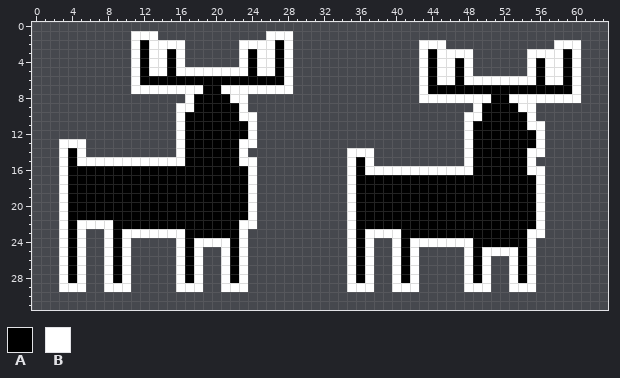
Pixel-art sprite: assets/sprites/shadow_stag.png. That is the earlier state.
The file is 64x32 pixels.
Palette (. is transparent): A #000000  B #ffffff
Pixels before, first column x 3:
 1 ........BBB............BBB................................
 2 ........BABBBB......BBBBAB..............BBB............BBB
 3 ........BABBAB......BABBAB..............BABBBB......BBBBAB
 4 ........BABBAB......BABBAB..............BABBAB......BABBAB
 5 ........BABBABBBBBBBBABBAB..............BABBAB......BABBAB
 6 ........BAAAAAAAAAAAAAAAAB..............BABBABBBBBBBBABBAB
 7 ........BBBBBBBBAABBBBBBBB..............BAAAAAAAAAAAAAAAAB
 8 ..............BAAAABB...................BBBBBBBBAABBBBBBBB
 9 .............BBAAAAAB.........................BAAAABB.....
10 .............BAAAAAABB.......................BBAAAAAB.....
11 .............BAAAAAAAB.......................BAAAAAABB....
12 .............BAAAAAAAB.......................BAAAAAAAB....
13 BBB..........BAAAAAABB.......................BAAAAAAAB....
14 BAB..........BAAAAAAB...........BBB..........BAAAAAABB....
15 BABBBBBBBBBBBBAAAAAABB..........BAB..........BAAAAAAB.....
16 BAAAAAAAAAAAAAAAAAAAAB..........BABBBBBBBBBBBBAAAAAABB....
17 BAAAAAAAAAAAAAAAAAAAAB..........BAAAAAAAAAAAAAAAAAAAAB....
18 BAAAAAAAAAAAAAAAAAAAAB..........BAAAAAAAAAAAAAAAAAAAAB....
19 BAAAAAAAAAAAAAAAAAAAAB..........BAAAAAAAAAAAAAAAAAAAAB....
20 BAAAAAAAAAAAAAAAAAAAAB..........BAAAAAAAAAAAAAAAAAAAAB....
21 BAAAAAAAAAAAAAAAAAAAAB..........BAAAAAAAAAAAAAAAAAAAAB....
22 BABBBBAAAAAAAAAAAAAABB..........BAAAAAAAAAAAAAAAAAAAAB....
23 BAB..BABBBBBBBAAAAAAB...........BABBBBAAAAAAAAAAAAAABB....
24 BAB..BAB.....BABBBBAB...........BAB..BABBBBBBBAAAAAAB.....
25 BAB..BAB.....BAB..BAB...........BAB..BAB.....BABBBBAB.....
26 BAB..BAB.....BAB..BAB...........BAB..BAB.....BAB..BAB.....
27 BAB..BAB.....BAB..BAB...........BAB..BAB.....BAB..BAB.....
28 BAB..BAB.....BAB..BAB...........BAB..BAB.....BAB..BAB.....
29 BBB..BBB.....BBB..BBB...........BBB..BBB.....BBB..BBB.....
After:
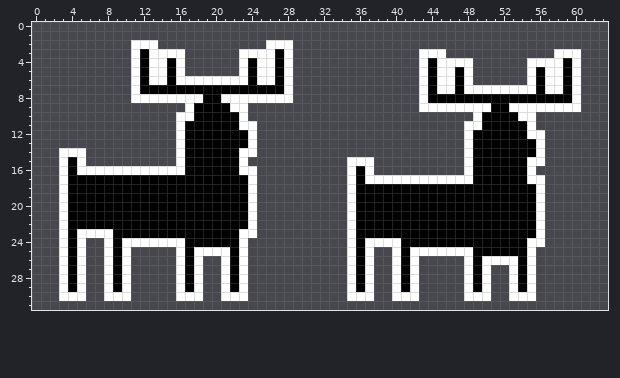
What changed:
y 1: x 11..13 BBB -> ...; x 26..28 BBB -> ...
y 2: x 12 A -> B; x 14..16 BBB -> ...; x 23..25 BBB -> ...; x 27 A -> B; x 43..45 BBB -> ...; x 58..60 BBB -> ...
y 3: x 15 A -> B; x 24 A -> B; x 44 A -> B; x 46..48 BBB -> ...; x 55..57 BBB -> ...; x 59 A -> B
y 4: x 47 A -> B; x 56 A -> B
y 5: x 17..22 BBBBBB -> ......
y 6: x 13..14 AA -> BB; x 16..23 AAAAAAAA -> BBBBBBBB; x 25..26 AA -> BB; x 49..54 BBBBBB -> ......
y 7: x 12..18 BBBBBBB -> AAAAAAA; x 21..27 BBBBBBB -> AAAAAAA; x 45..46 AA -> BB; x 48..55 AAAAAAAA -> BBBBBBBB; x 57..58 AA -> BB
y 8: x 11..16 ...... -> BBBBBB; x 18 A -> B; x 21 A -> B; x 24..28 ..... -> BBBBB; x 44..50 BBBBBBB -> AAAAAAA; x 53..59 BBBBBBB -> AAAAAAA
y 9: x 16 B -> .; x 22 A -> B; x 43..48 ...... -> BBBBBB; x 50 A -> B; x 53 A -> B; x 56..60 ..... -> BBBBB
y 10: x 17 A -> B; x 24 B -> .; x 48 B -> .; x 54 A -> B
y 11: x 23 A -> B; x 49 A -> B; x 56 B -> .
y 12: x 55 A -> B
y 13: x 3..5 BBB -> ...; x 23 B -> A
y 14: x 4 A -> B; x 24 . -> B; x 35..37 BBB -> ...; x 55 B -> A
y 15: x 6..15 BBBBBBBBBB -> ..........; x 24 B -> .; x 36 A -> B; x 56 . -> B
y 16: x 5..16 AAAAAAAAAAAA -> BBBBBBBBBBBB; x 23 A -> B; x 38..47 BBBBBBBBBB -> ..........; x 56 B -> .
y 17: x 37..48 AAAAAAAAAAAA -> BBBBBBBBBBBB; x 55 A -> B
y 22: x 5..8 BBBB -> AAAA; x 23 B -> A
y 23: x 6..7 .. -> BB; x 10..16 BBBBBBB -> AAAAAAA; x 24 . -> B; x 37..40 BBBB -> AAAA; x 55 B -> A
y 24: x 11..15 ..... -> BBBBB; x 18..21 BBBB -> AAAA; x 38..39 .. -> BB; x 42..48 BBBBBBB -> AAAAAAA; x 56 . -> B
y 25: x 19..20 .. -> BB; x 43..47 ..... -> BBBBB; x 50..53 BBBB -> AAAA
y 26: x 51..52 .. -> BB
y 29: x 4 B -> A; x 9 B -> A; x 17 B -> A; x 22 B -> A; x 36 B -> A; x 41 B -> A; x 49 B -> A; x 54 B -> A
y 30: x 3..5 ... -> BBB; x 8..10 ... -> BBB; x 16..18 ... -> BBB; x 21..23 ... -> BBB; x 35..37 ... -> BBB; x 40..42 ... -> BBB; x 48..50 ... -> BBB; x 53..55 ... -> BBB
Boxes around the changes in both pictures, in picture pixels (x1, y1, x2, y2):
changed: (59, 31, 293, 175)
changed: (347, 40, 581, 184)
changed: (59, 220, 257, 301)
changed: (347, 229, 545, 301)
